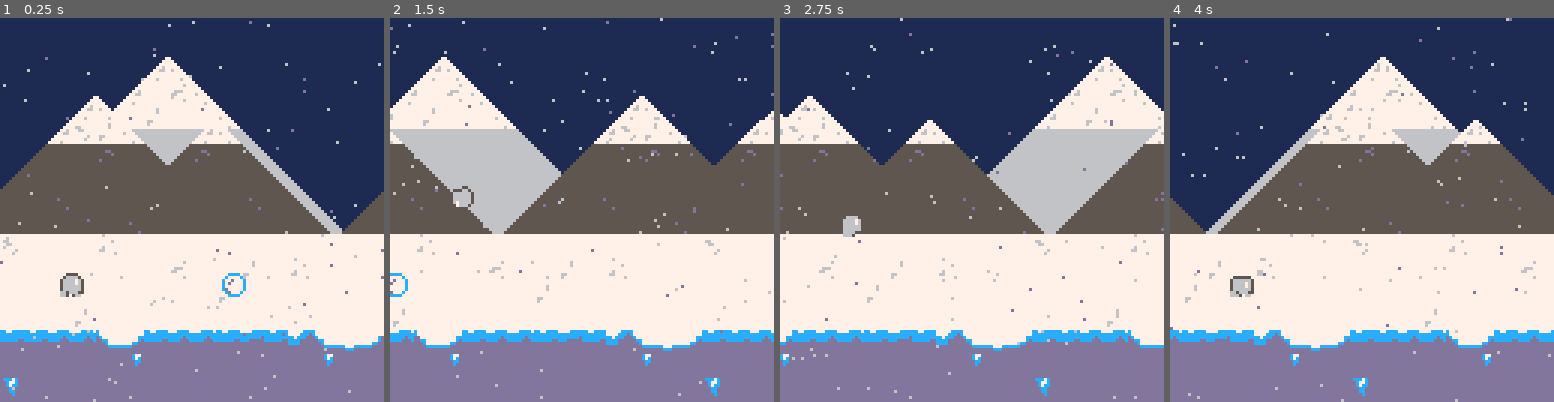
Above: before the commit, frames 1-4 (left to right).
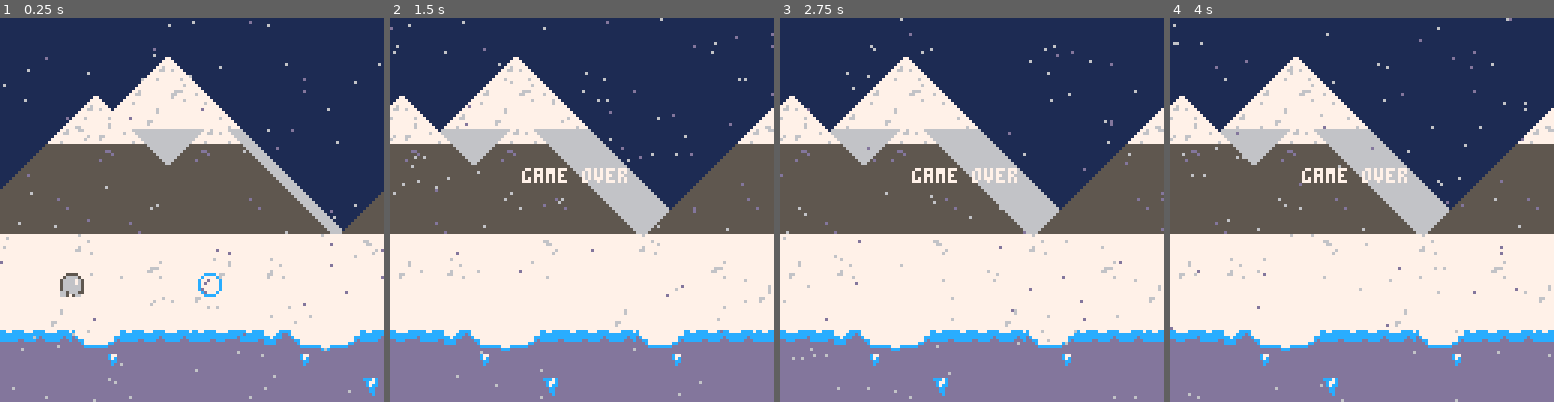
Above: after the commit, the same moments.

Repository: ejames0711/runner
Game: PICO-8 cartridge runner.p8
The game is run twice, just before and just after one commit, with the same random seed, the same clock (stepped at 60 frames per second) and the same inputs.
Inputs:
- Up to frame 1 (0.25 s): no input
- Up to frame 2 (1.5 s): tap X (X key) at 1.07 s
- Up to frame 3 (2.75 s): tap X (X key) at 2.07, 2.4, 2.73 s
- Up to frame 4 (4 s): tap X (X key) at 3.07, 3.4, 3.73 s

The runs differ from the first frame. In frame 1, 2.8% of the frame differs, in the area x 0-100%, y 56-99%; in frame 2, 22%; in frame 3, 21%; in frame 4, 26%, in the area x 0-100%, y 10-99%.

Commit message:
add state

Diff:
--- a/runner.p8
+++ b/runner.p8
@@ -2,8 +2,9 @@
 version 41
 __lua__
 function _init()
+	state="play"
+
 	plyr = {}
-	plyr.st="walk"
 	plyr.spr=1
 	plyr.timer=0
 	plyr.x=20
@@ -14,7 +15,7 @@
 
 	ground={}
 	ground.x=0
-	ground.spd=4
+	ground.spd=5
 
 	hill={}
 	hill.x=0
@@ -29,7 +30,7 @@
 	sb = {}
 	sb.spr=6
 	sb.timer=0
-	sb.spd=2
+	sb.spd=3
 	sb.x=90
 	sb.y=85
 
@@ -41,19 +42,12 @@
 end
 
 function _update()
-	if collision(plyr,sb) then
-		sfx(0)
-	end
-
-	physics()
-	anim_plyr()
-
-	sb.x-=sb.spd
-	anim_w_frames(sb,6,8,5)
-
-	for k,v in pairs(bckgrnd) do
-		upd_bckgrnd(v)
-	end
+	if state == "play" then
+		play_game()
+	elseif state == "end" then
+		end_game()
+	end
+
 
 	animate_snow()
 end
@@ -64,8 +58,12 @@
 	draw_bckgrnd(50,2,hill,10,16)
 	draw_bckgrnd(0,0,ground)
 	snow()
-	spr(plyr.spr,plyr.x,plyr.y)
-	spr(sb.spr,sb.x,sb.y)
+	if state == "play" then
+		spr(plyr.spr,plyr.x,plyr.y)
+		spr(sb.spr,sb.x,sb.y)
+	elseif state == "end" then
+		print("game over",44,50,7)
+	end
 end
 -->8
 --animations
@@ -94,6 +92,11 @@
 	end
 end
 
+function anim_sb()
+	sb.x-=sb.spd
+	anim_w_frames(sb,6,8,5)
+end
+
 
 --snow
 function init_snow()
@@ -136,22 +139,23 @@
 
 function physics()
 	plyr.vy+=gravity
-	plyr.y += plyr.vy
+	plyr.y+=plyr.vy
 
 	if plyr.y>=85 then
-		plyr.st = "walk"
-		plyr.vy-=plyr.vy
-		plyr.y=85
+			plyr.st = "walk"
+			plyr.vy-=plyr.vy
+			plyr.y=85
 	end
 
 	if plyr.y==85 then
 		if btnp(❎) then
 			plyr.st = "jump"
-			plyr.vy-=5
+ 		plyr.vy-=5
+ 		sfx(0)
 		end
 	end
-
-end
+end
+
 
 function collision(a,b)
  local a_left=a.x
@@ -183,13 +187,35 @@
 end
 
 
+-->8
+--state
+
+function play_game()
+	if collision(plyr,sb) then
+		state="end"
+	end
+	physics()
+	anim_plyr()
+	anim_sb()
+
+	for k,v in pairs(bckgrnd) do
+		upd_bckgrnd(v)
+	end
+end
+
+function end_game()
+	plyr.spr = 0
+	sb.spr = 0
+end
+
+
 __gfx__
 00000000000000000000000000555500000000000000000000cccc0000cccc0000cccc00cc77cccccccc77777777cccc777cccc777777ccc77777777dddddddd
 0000000005555550005555000566665000555500000000000cd777c00c7777c00c7777c0cccccccccccccccccccccccccccccccc7777cccd77777677dddddddd
-007007005666666555666655566667655566665500000000cd77d77cc77d777cc777777cccccccccccdccccccccccccdcccccdcccc7cccdd77777777dddddddd
-000770005666676556666765566667655666676500000000c7777d7cc7d7777cc777777cccccccddddddcccccccdddddccccdddcccccdddd77666777dddddddd
-000770005666676556666765566666655666676500000000c777777cc777777cc7d7777cddddddddddddddddddddddddddddddddccccdddd76677777dddddddd
-007007005666666556666665566666655666666500000000c777777ccd77777cc77d77dcdddddddddddddddddddddddddddddddddddddddd77777777dddddddd
+000000005666666555666655566667655566665500000000cd77d77cc77d777cc777777cccccccccccdccccccccccccdcccccdcccc7cccdd77777777dddddddd
+000000005666676556666765566667655666676500000000c7777d7cc7d7777cc777777cccccccddddddcccccccdddddccccdddcccccdddd77666777dddddddd
+000000005666676556666765566666655666676500000000c777777cc777777cc7d7777cddddddddddddddddddddddddddddddddccccdddd76677777dddddddd
+000000005666666556666665566666655666666500000000c777777ccd77777cc77d77dcdddddddddddddddddddddddddddddddddddddddd77777777dddddddd
 0000000066566655566666656656665556666665000000000c7777c00cd777c00c777dc0dddddddddddddddddddddddddddddddddddddddd77777677dddddddd
 00000000666506600556665066505660055666500000000000cccc0000cccc0000cccc00dddddddddddddddddddddddddddddddddddddddd77777777dddddddd
 0000000550000000000000066000000000000007700000000000000077700000000000077777777777777777dccc7cddddddc77d7767777777777777c7777777
Not shown, changed: the music (__music__) section of runner.p8
Not shown, changed: the sound effects (__sfx__) section of runner.p8
